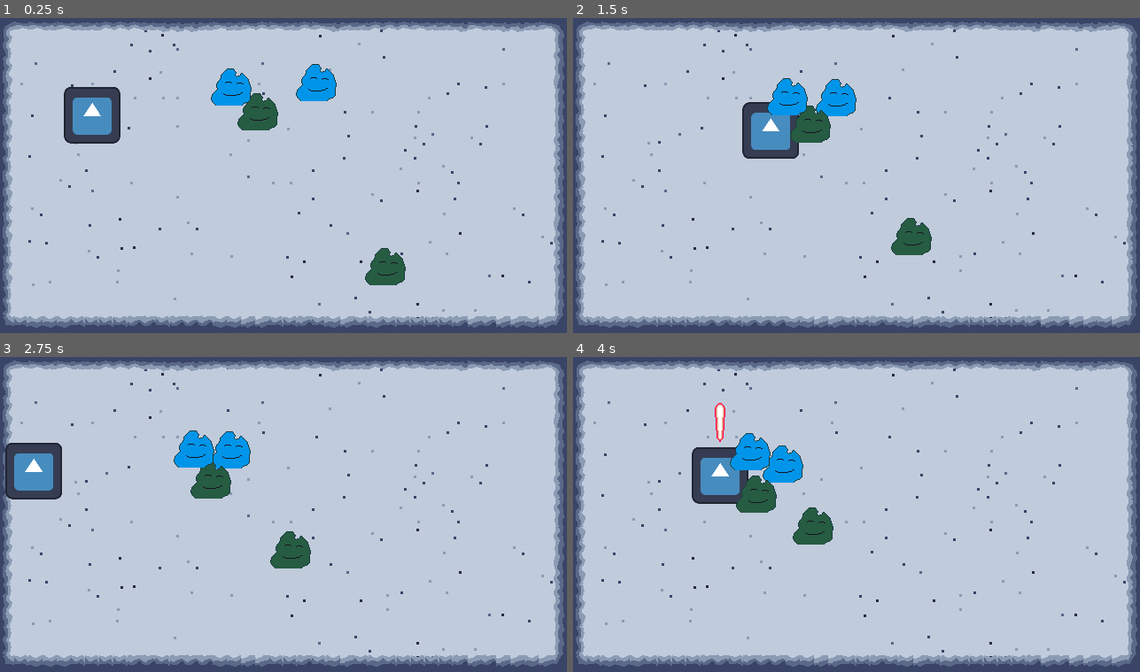
Above: before the commit, frames 1-4 (two rows, left to right).
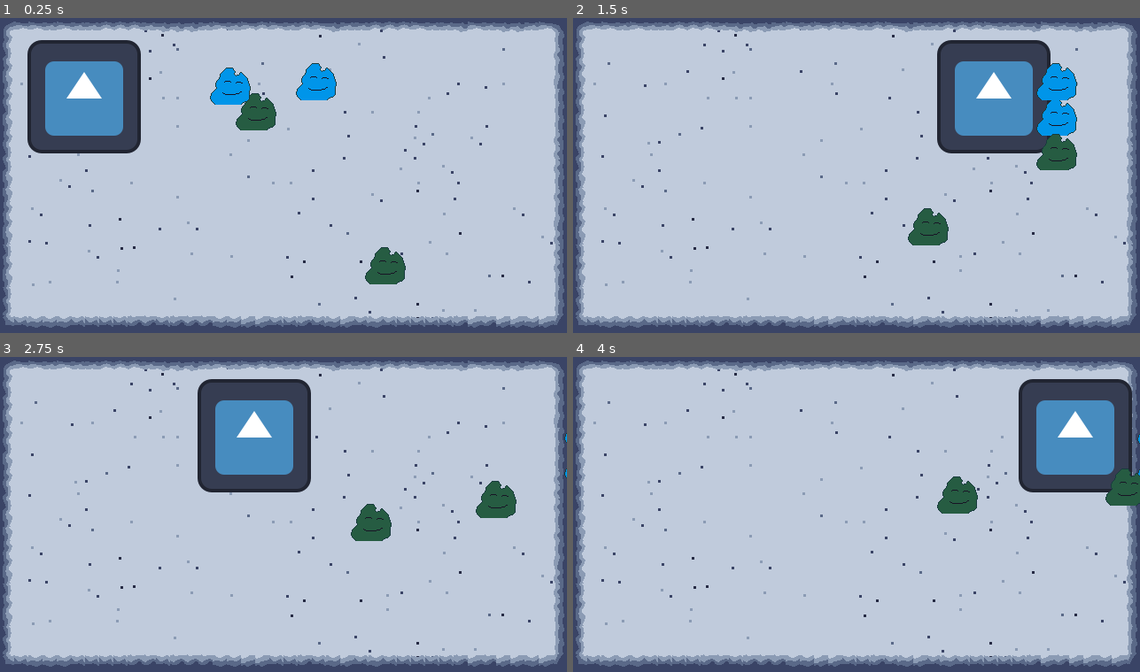
Above: after the commit, the same moments.

Repository: sthoni/winter_melonJam2023
Game: Godot game, scene res://level.tscn
Same seed, same stepped clock (60 frames per second), same inputs: the game is played once before the commit and once after it. The engine's default icon, where the game draws it, is replaced by a stand-in: a white triangle on a blue panel in a dark square.
Inputs (mouse positions are in pixels of both pictures, inside the frame that each line leads up to):
- Up to frame 1 (0.25 s): no input
- Up to frame 2 (1.5 s): tap Enter (ui_accept) at 0.5, 0.77 s; move the mouse to (981, 162) at 0.52 s; hold D (ui_right) from 0.53 s (still down); tap Space (ui_shoot) at 0.6, 1.35 s; move the mouse to (743, 194) at 1.27 s
- Up to frame 3 (2.75 s): tap Enter (ui_accept) at 1.52 s; move the mouse to (340, 445) at 2.02 s; release D (ui_right) at 2.03 s; hold A (ui_left) from 2.03 s (still down); tap Space (ui_shoot) at 2.1 s
- Up to frame 4 (4 s): move the mouse to (828, 580) at 2.77 s; release A (ui_left) at 2.78 s; hold D (ui_right) from 2.78 s (still down); tap Space (ui_shoot) at 2.85, 3.6 s; tap Enter (ui_accept) at 3.02, 3.77 s; move the mouse to (1026, 564) at 3.52 s

The runs differ from the first frame. In frame 1, 6.7% of the frame differs, in the area x 4-72%, y 7-85%; in frame 2, 13%, in the area x 29-89%, y 7-76%; in frame 3, 11%; in frame 4, 12%.

Commit message:
replaced temporary character by real one

Diff:
--- a/CharacterBody2D.gd
+++ b/CharacterBody2D.gd
@@ -3,13 +3,13 @@
 
 @export var speed = 400 # speed in pixels/sec
 @export var rotation_speed = 1.5
-@onready var Charm = preload("res://charms/charm.tscn")
-@onready var charmspeed = 50
 var target = Vector2.ZERO
 var rotation_direction = 0
 var enchanted = false
 var enchant = false
 const STANDARD_ROT_SPEED = 0.1
+
+@onready var wand := $Wand
 
 func magicspell():
 	if enchanted:
@@ -21,12 +21,7 @@
 	return rots
 
 func shoot():
-	charmspeed = (charmspeed + 50) % 300
-	var b = Charm.instantiate()
-	b.speed = charmspeed
-	b.transform = $Wand.global_transform
-	b.scale = Vector2(-1,-1)
-	owner.add_child(b)
+	wand.request_shoot()
 
 func get_input():
 	#rotation_direction = Input.get_axis("left", "right")
--- /dev/null
+++ b/Wand.gd
@@ -0,0 +1,30 @@
+class_name Wand
+extends Marker2D
+
+@onready var Charm = preload("res://charms/charm.tscn")
+@onready var charmspeed = 150
+@onready var wait = 0
+
+# Called when the node enters the scene tree for the first time.
+func _ready():
+	pass # Replace with function body.
+
+
+# Called every frame. 'delta' is the elapsed time since the previous frame.
+func _process(delta):
+	if wait > 10:
+		wait = wait - delta
+	elif wait > 0:
+		shoot()
+		wait = 0
+
+func request_shoot():
+	wait = 5
+
+func shoot():
+	#charmspeed = (charmspeed + 50) % 300
+	var b = Charm.instantiate()
+	b.speed = charmspeed
+	b.transform = self.transform
+	#b.scale = Vector2(1,1)
+	owner.add_child(b)
--- a/character.tscn
+++ b/character.tscn
@@ -1,24 +1,24 @@
-[gd_scene load_steps=4 format=3 uid="uid://b430b0ffb7o5l"]
+[gd_scene load_steps=5 format=3 uid="uid://b430b0ffb7o5l"]
 
 [ext_resource type="Script" path="res://CharacterBody2D.gd" id="1_4q0yo"]
 [ext_resource type="Texture2D" uid="uid://ccap5h1w0knhr" path="res://icon.svg" id="1_w23ju"]
+[ext_resource type="Script" path="res://Wand.gd" id="2_t0h4w"]
 
 [sub_resource type="RectangleShape2D" id="RectangleShape2D_bfyvk"]
 size = Vector2(117, 118)
 
-[node name="Node2D" type="Node2D"]
-
-[node name="CharacterBody2D" type="CharacterBody2D" parent="."]
+[node name="Character" type="CharacterBody2D" groups=["player"]]
 script = ExtResource("1_4q0yo")
 
-[node name="Wand" type="Marker2D" parent="CharacterBody2D"]
-position = Vector2(1, -65)
+[node name="Wand" type="Marker2D" parent="."]
+position = Vector2(0, -99)
 gizmo_extents = 37.0
+script = ExtResource("2_t0h4w")
 
-[node name="Icon" type="Sprite2D" parent="CharacterBody2D"]
+[node name="Icon" type="Sprite2D" parent="."]
 position = Vector2(3, 0)
 texture = ExtResource("1_w23ju")
 
-[node name="CollisionShape2D" type="CollisionShape2D" parent="CharacterBody2D"]
+[node name="CollisionShape2D" type="CollisionShape2D" parent="."]
 position = Vector2(2.5, 2)
 shape = SubResource("RectangleShape2D_bfyvk")
--- /dev/null
+++ b/enemy.tscn
@@ -0,0 +1,27 @@
+[gd_scene load_steps=6 format=3 uid="uid://bgfj56x4v8k0x"]
+
+[ext_resource type="Texture2D" uid="uid://bhsv71aw282lo" path="res://assets/enemy_proto.png" id="1_daqqq"]
+[ext_resource type="Script" path="res://enemies/enemy.gd" id="1_kc1q1"]
+[ext_resource type="Script" path="res://EnemyMovementController.gd" id="3_eyygj"]
+[ext_resource type="PackedScene" uid="uid://wb64fs4i4iwv" path="res://Components/HealthComponent.tscn" id="4_bk7j2"]
+
+[sub_resource type="CircleShape2D" id="CircleShape2D_kbwjk"]
+radius = 20.0
+
+[node name="Enemy" type="CharacterBody2D" groups=["mobs"]]
+collision_layer = 4
+collision_mask = 7
+script = ExtResource("1_kc1q1")
+
+[node name="CollisionShape2D" type="CollisionShape2D" parent="."]
+shape = SubResource("CircleShape2D_kbwjk")
+
+[node name="Sprite2D" type="Sprite2D" parent="."]
+texture = ExtResource("1_daqqq")
+
+[node name="EnemyMovementController" type="Node" parent="."]
+script = ExtResource("3_eyygj")
+
+[node name="HealthComponent" parent="." instance=ExtResource("4_bk7j2")]
+
+[connection signal="health_depleted" from="HealthComponent" to="." method="_on_health_component_health_depleted"]
--- a/level.tscn
+++ b/level.tscn
@@ -3,8 +3,8 @@
 [ext_resource type="Texture2D" uid="uid://geffhogpomxm" path="res://assets/level_tilemap.png" id="1_nq6ga"]
 [ext_resource type="Script" path="res://level.gd" id="1_uemux"]
 [ext_resource type="Texture2D" uid="uid://c1wj4u3jkskwa" path="res://assets/background_tilemap.png" id="2_62umv"]
-[ext_resource type="PackedScene" uid="uid://d4c178xwy5h66" path="res://character2.tscn" id="3_sk4ky"]
 [ext_resource type="Script" path="res://EnemySpawner.gd" id="4_ajyan"]
+[ext_resource type="PackedScene" uid="uid://b430b0ffb7o5l" path="res://character.tscn" id="4_stfbw"]
 
 [sub_resource type="TileSetAtlasSource" id="TileSetAtlasSource_newqt"]
 texture = ExtResource("2_62umv")
@@ -141,8 +141,8 @@
 format = 2
 layer_0/tile_data = PackedInt32Array(39, 131072, 1, 1376295, 196608, 3, 1376256, 196608, 2, 0, 131072, 0, 1441792, 2621 …(2683 unchanged characters)…
 
-[node name="Character" parent="." instance=ExtResource("3_sk4ky")]
-position = Vector2(104, 110)
+[node name="Character" parent="." instance=ExtResource("4_stfbw")]
+position = Vector2(92, 89)
 
 [node name="EnemySpawner" type="Area2D" parent="." groups=["spawner"]]
 position = Vector2(330, 78)
